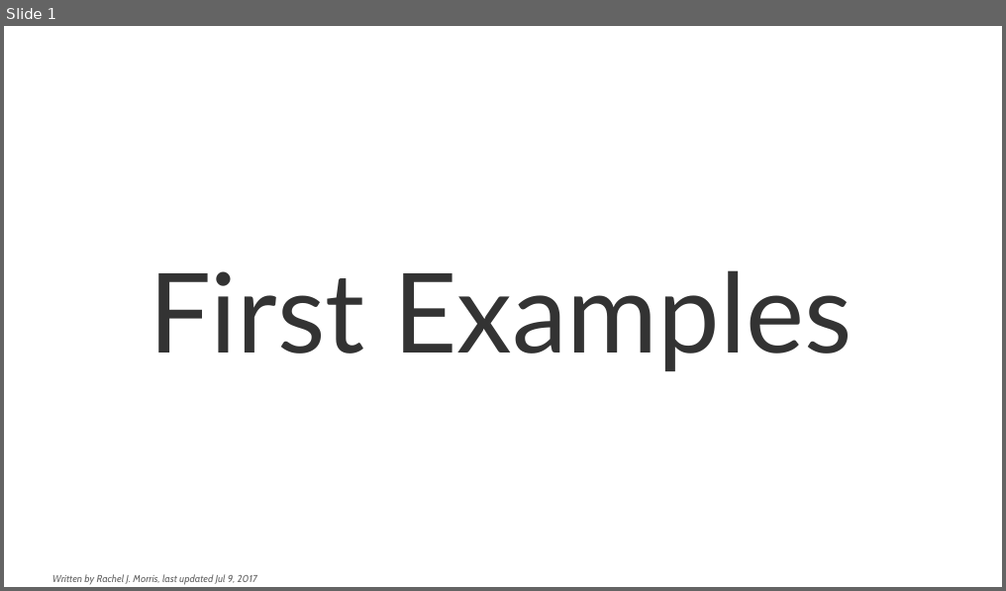
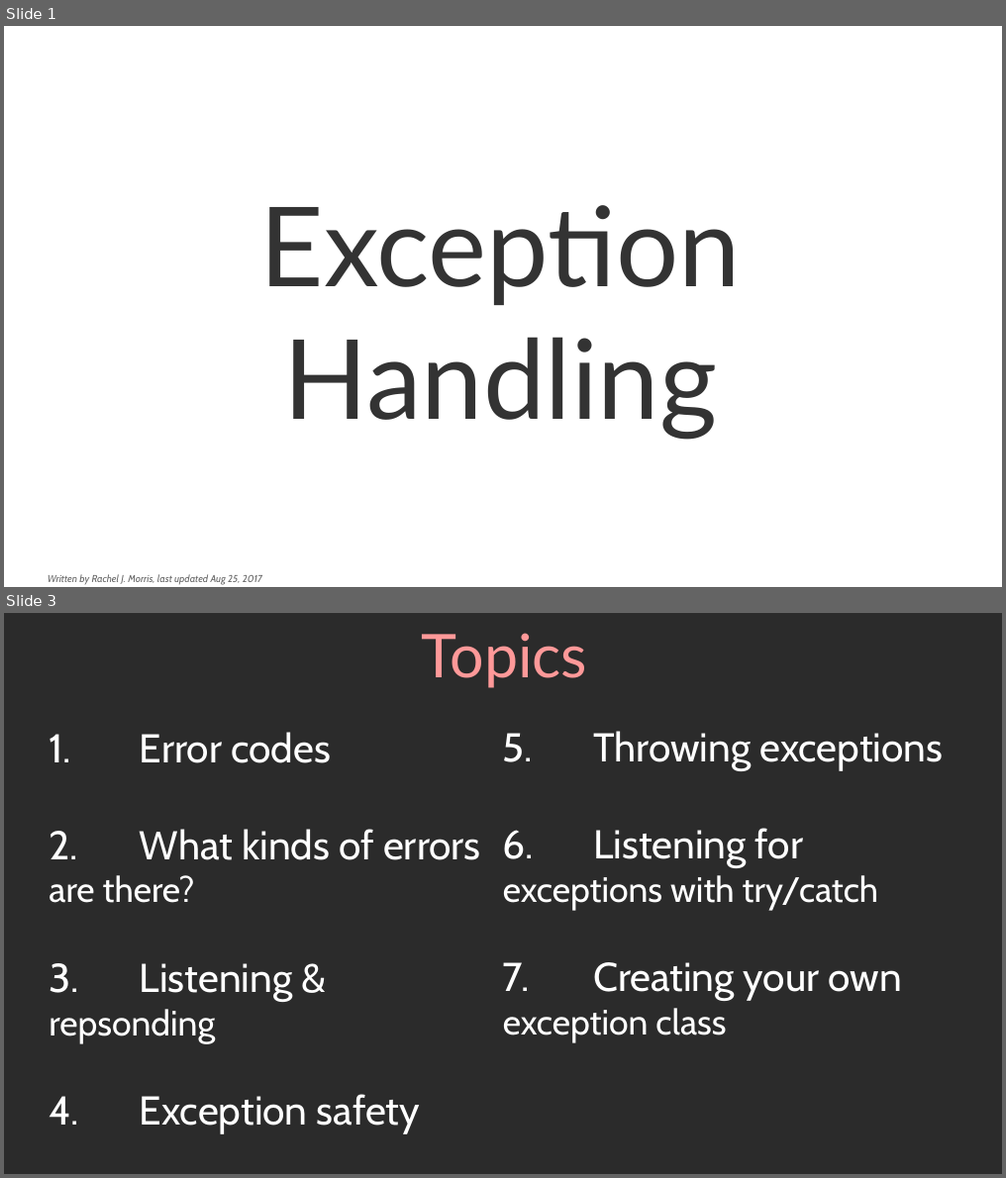
Before and after one commit to mariamhabib/CS250-Data-Structures, a slide deck: Lectures/2_Exception_Handling.odp. Shown one above the other, each under a label of ours: slide 1 before the commit, slides 1 and 3 after it; the slides between them are not shown. The pictures are 1006x591 and 1006x1178 pixels, drawn with LibreOffice and Linux fonts; fonts in the diff are those of the drawing; background and template pictures are left out; a plain dark background stands for a picture behind light text. Boxes give left, top, right and bottom in pixels: in the first picture for what was removed or moved away, otherwise in the second. Text is boxed around its words. In the diff, an @@ line names an element or a change of style, - is before the commit and + after.

Commit message:
Exception handling slides

```diff
--- a/Lectures/2_Exception_Handling.odp
+++ b/Lectures/2_Exception_Handling.odp
@@ slide 3 added at <box>4,613,1002,1174</box>, background picture (left out) @@
@@ title added at <box>422,633,587,688</box>, 48 pt, text #FF9999 @@
+Topics
@@ text added at <box>503,731,944,1043</box>, 32 pt, text #FFFFFF @@
+5. Throwing exceptions
+6. Listening for exceptions with try/catch
+7. Creating your own exception class
@@ text added at <box>49,732,481,1134</box>, 32 pt, text #FFFFFF @@
+1. Error codes
+2. What kinds of errors are there?
+3. Listening &
+repsonding
+4. Exception safety
@@ slide 1 changed as well @@
@@ title at <box>260,205,741,440</box>: text changed @@
-First Examples
+Exception Handling
@@ text at <box>48,574,262,585</box>: text changed @@
-Written by Rachel J. Morris, last updated Jul 9, 2017
+Written by Rachel J. Morris, last updated Aug 25, 2017
```
Also in this commit, not shown: 46 other slides added, 4 slides removed, 49 other files.
